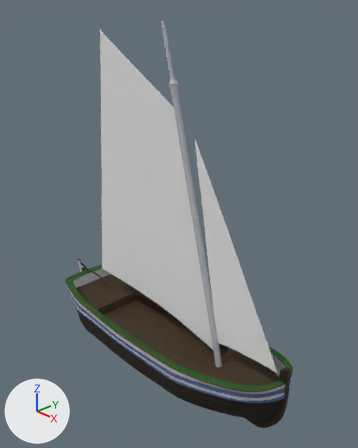
The Blender file Fragata Versions/FragataV9_Cordas.blend: old version first, new version second.
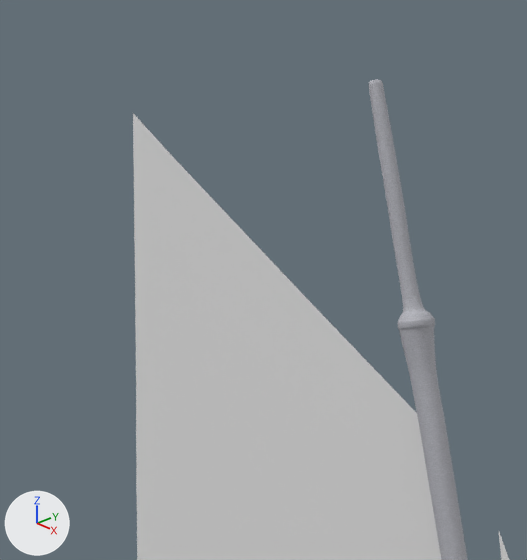
Old and new are each drawn whole from a 50 mm lens placed at (1.79, -1.58, 1.66), pointed at (0.02, 0.07, 0.65) and again close up on the part from 18% to 56% of the width and 0% to 32% of the height. The lights are fixed; the arrows at lower left show +X, +Y and +Z.

The scene before the commit, as lines of its bpy script (objects in view):
```python
me_cylinder_001 = bpy.data.meshes.new('Cylinder.001')
me_cylinder_001.from_pydata(...)  # 447 vertices, 433 faces; spans x -2.0..0.9, y 0.0..2.6, z -3.3..86.2
me_cylinder_002 = bpy.data.meshes.new('Cylinder.002')
me_cylinder_002.from_pydata(...)  # 800 vertices, 770 faces; spans x -4.1..-0.2, y -1.4..1.4, z -5.7..102.6
me_cylinder_002.materials.append(mat_madeira_branca_001)
me_sphere_015 = bpy.data.meshes.new('Sphere.015')
me_sphere_015.from_pydata(...)  # 5773 vertices, 6144 faces; spans x -3.43..1.1, y -4.84..1.46, z -3.31..6.59
ob_esferas_garfo = bpy.data.objects.new('Esferas_garfo', me_sphere_015)
ob_esferas_garfo.location = (0.104, 0.014, 1.238)
ob_esferas_garfo.rotation_euler = (2.843, 1.236, 1.692)  # degrees (163, 71, 97)
ob_esferas_garfo.scale = (0.00344, 0.00344, 0.00344)
_m = ob_esferas_garfo.modifiers.new('Subdivision', 'SUBSURF')
ob_esferas_garfo.hide_set(True)
ob_mastro_repo = bpy.data.objects.new('Mastro_repo', me_cylinder_002)
ob_mastro_repo.location = (0.4, 0.005, 0.059)
ob_mastro_repo.rotation_euler = (0.0, -0.223, 0.0)  # degrees (0, -13, 0)
ob_mastro_repo.scale = (0.0159, 0.0159, 0.0159)
_m = ob_mastro_repo.modifiers.new('Subdivision', 'SUBSURF')
ob_pico_repo = bpy.data.objects.new('Pico_repo', me_cylinder_001)
ob_pico_repo.location = (-0.562, 0.005, 1.622)
ob_pico_repo.rotation_euler = (0.0, -4.172, 0.0)  # degrees (0, -239, 0)
ob_pico_repo.scale = (0.00883, 0.00883, 0.00883)
_m = ob_pico_repo.modifiers.new('Mirror', 'MIRROR')
_m.use_axis = (False, True, False)
_m.use_clip = True
_m = ob_pico_repo.modifiers.new('Subdivision', 'SUBSURF')
ob_pico_repo.hide_set(True)
# also in view: 'VelaTraseira_repo' at (-0.16, 0.03, 0.81)
```
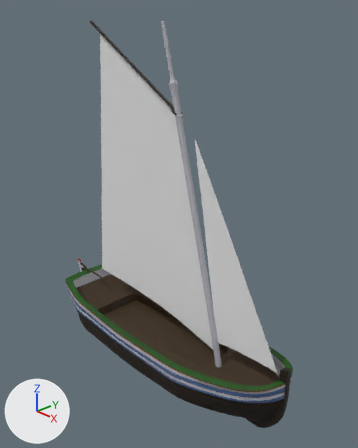
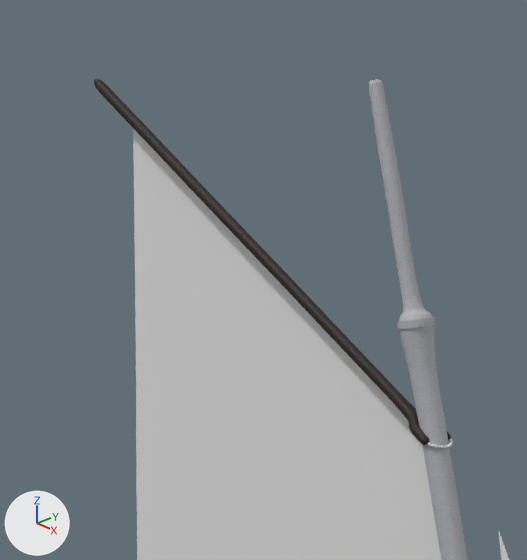
Patch to the scene script:
```diff
--- a/Fragata Versions/FragataV9_Cordas.blend.py
+++ b/Fragata Versions/FragataV9_Cordas.blend.py
@@ me_cylinder_001 @@
 me_cylinder_001.from_pydata(...)  # 447 vertices, 433 faces; spans x -2.0..0.9, y 0.0..2.6, z -3.3..86.2
+me_cylinder_001.materials.append(mat_madeira_escura)
@@ ob_pico_repo @@
 _m = ob_pico_repo.modifiers.new('Subdivision', 'SUBSURF')
-ob_pico_repo.hide_set(True)
@@ ob_esferas_garfo @@
 _m = ob_esferas_garfo.modifiers.new('Subdivision', 'SUBSURF')
-ob_esferas_garfo.hide_set(True)
```

What differs and where, as boxes (x1, y1, x2, y2) in the close-ups (527 x 560 px):
'Pico_repo', shown
    after: (94, 79, 451, 445)
'Esferas_garfo', shown
    after: (428, 439, 453, 449)
